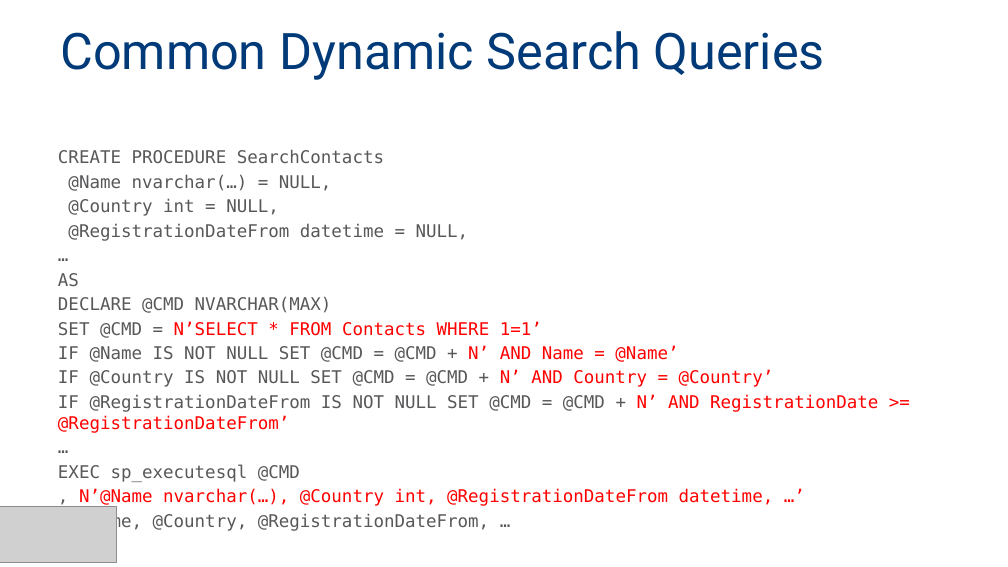
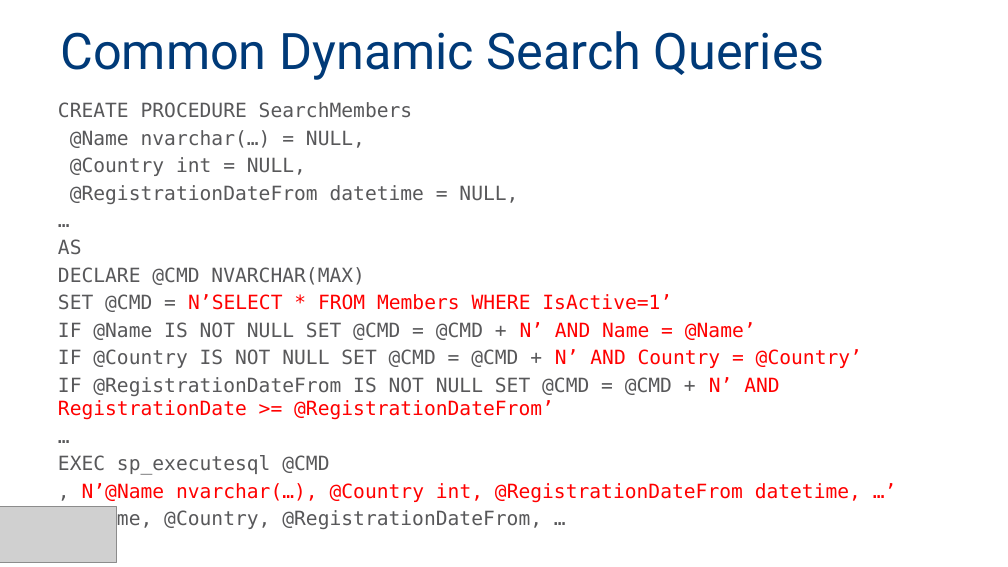
Before and after one commit to MadeiraData/DynamicFilters, a slide deck: slide 9 of DynamicFilters.pptx (slide 6 before the commit). Drawn at 1008x567 pixels with LibreOffice and Linux fonts; fonts in the diff are those of the drawing; grey boxes stand for pictures. Boxes give left, top, right and bottom in pixels: in the first picture for what was removed or moved away, otherwise in the second. Text is boxed around its words. In the diff, an @@ line names an element or a change of style, - is before the commit and + after.

```diff
--- a/DynamicFilters.pptx
+++ b/DynamicFilters.pptx
@@ text "CREATE PROCEDURE SearchMembers": place and size @@
-text "CREATE PROCEDURE SearchMembers" at (58, 149, 878, 507)
+text "CREATE PROCEDURE SearchMembers" at (58, 102, 862, 503)
@@ text at (58, 102, 413, 118): text changed; size 12.5 to 14 pt @@
-CREATE PROCEDURE SearchContacts
+CREATE PROCEDURE SearchMembers
@@ text at (58, 130, 862, 503): size 12.5 to 14 pt in "@Name nvarchar(…) = NULL,", "@Country int = NULL,", "@RegistrationDateFrom datetime = NULL,", "…" and 9 more places @@
@@ text at (58, 294, 672, 312): text changed; size 12.5 to 14 pt @@
-SET @CMD = N’SELECT * FROM Contacts WHERE 1=1’
+SET @CMD = N’SELECT * FROM Members WHERE IsActive=1’
```
Also in this commit, not shown: 6 other slides changed, 7 slides added, 1 slide removed, 6 other files.
